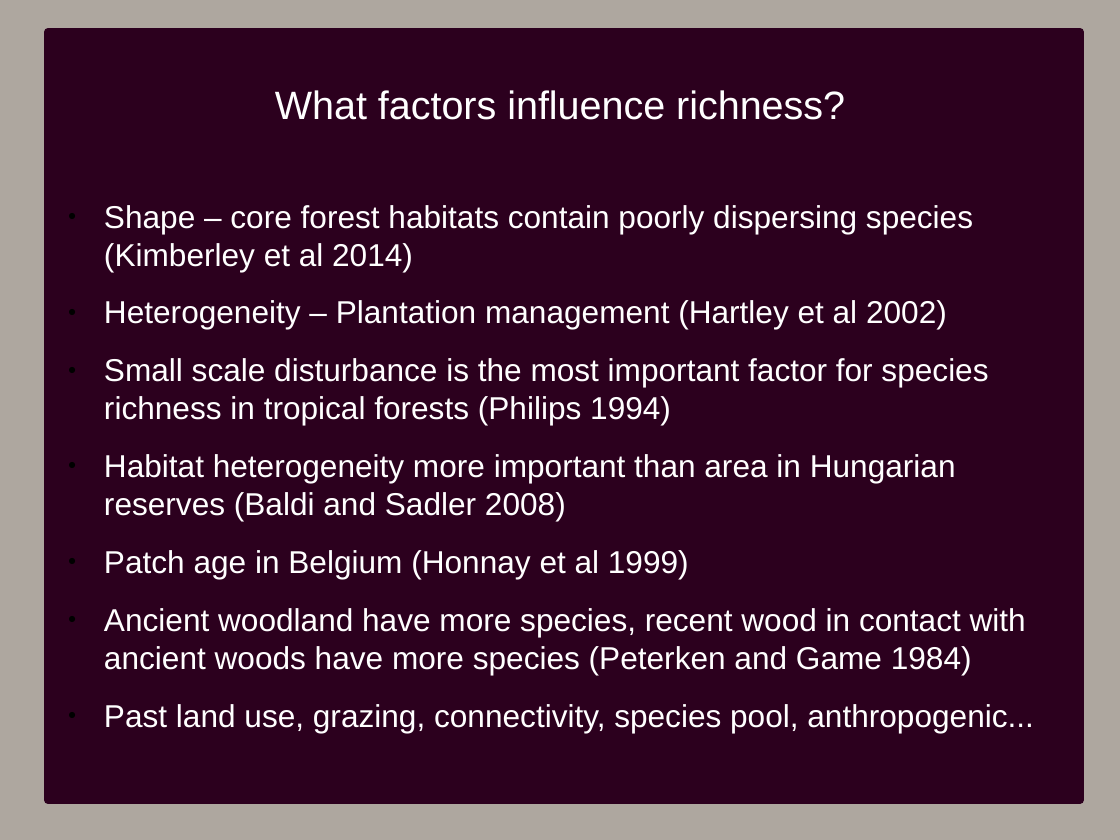
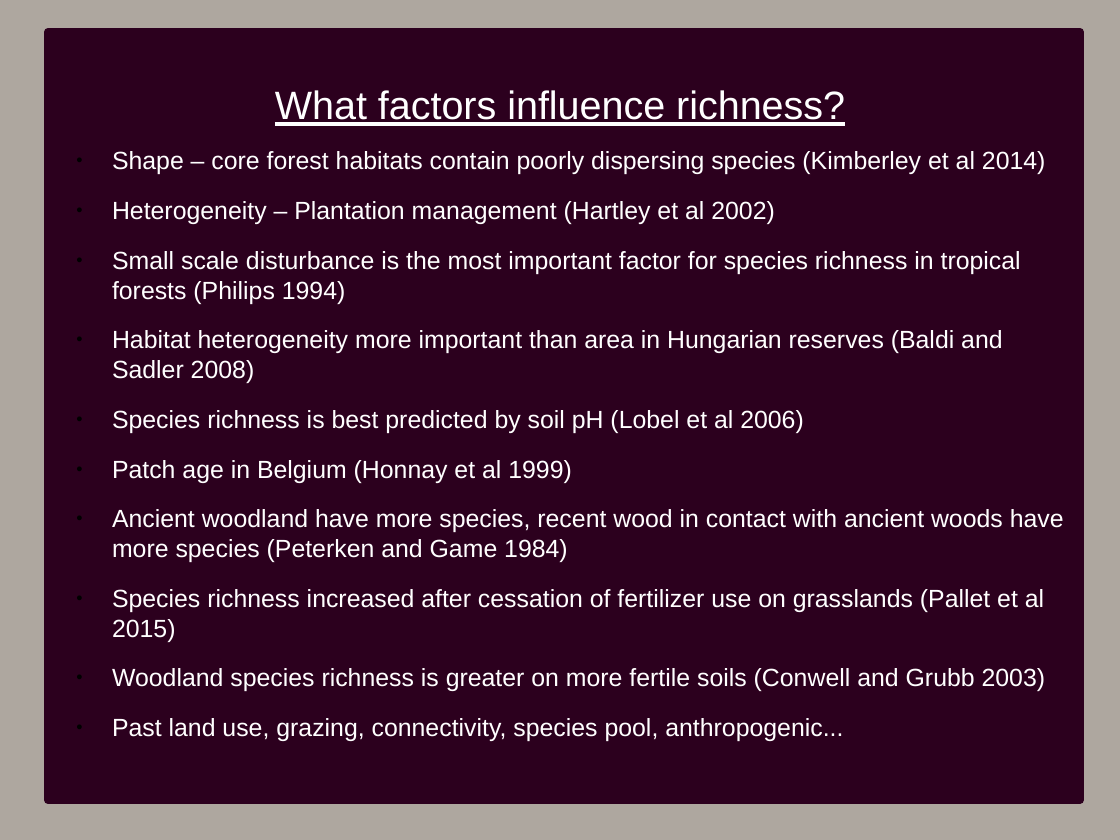
Before and after one commit to PetraGuy/CMEECourseWork, a slide deck: slide 2 of CMEEMainProject/Talk1.odp. Drawn at 1120x840 pixels with LibreOffice and Linux fonts; fonts in the diff are those of the drawing. Boxes give left, top, right and bottom in pixels: in the first picture for what was removed or moved away, otherwise in the second. Text is boxed around its words. In the diff, an @@ line names an element or a change of style, - is before the commit and + after.

```diff
--- a/CMEEMainProject/Talk1.odp
+++ b/CMEEMainProject/Talk1.odp
@@ title "What factors influence richness?" at [275,90,845,126]: underline on @@
@@ text "Shape – core forest habitats ...": place and size @@
-text "Shape – core forest habitats ..." at [104,205,1026,675]
+text "Shape – core forest habitats ..." at [112,151,1064,741]
@@ text at [112,151,1064,741]: size 22.4 to 17.6 pt in "Shape – core forest habitats contain poorly ...", "Heterogeneity – Plantation management (Hartley et al ...", "Small scale disturbance is the most important ...", "Habitat heterogeneity more important than area in ..." and 3 more places @@
@@ text at [112,410,804,433]: paragraph added @@
+● Species richness is best predicted by soil pH (Lobel et al 2006)
@@ text at [112,589,1046,691]: paragraphs added @@
+● Species richness increased after cessation of fertilizer use on grasslands (Pallet et al 2015)
+● Woodland species richness is greater on more fertile soils (Conwell and Grubb 2003)
```
Also in this commit, not shown: 5 other slides changed, 2 slides added, 1 slide removed, 13 other files.
